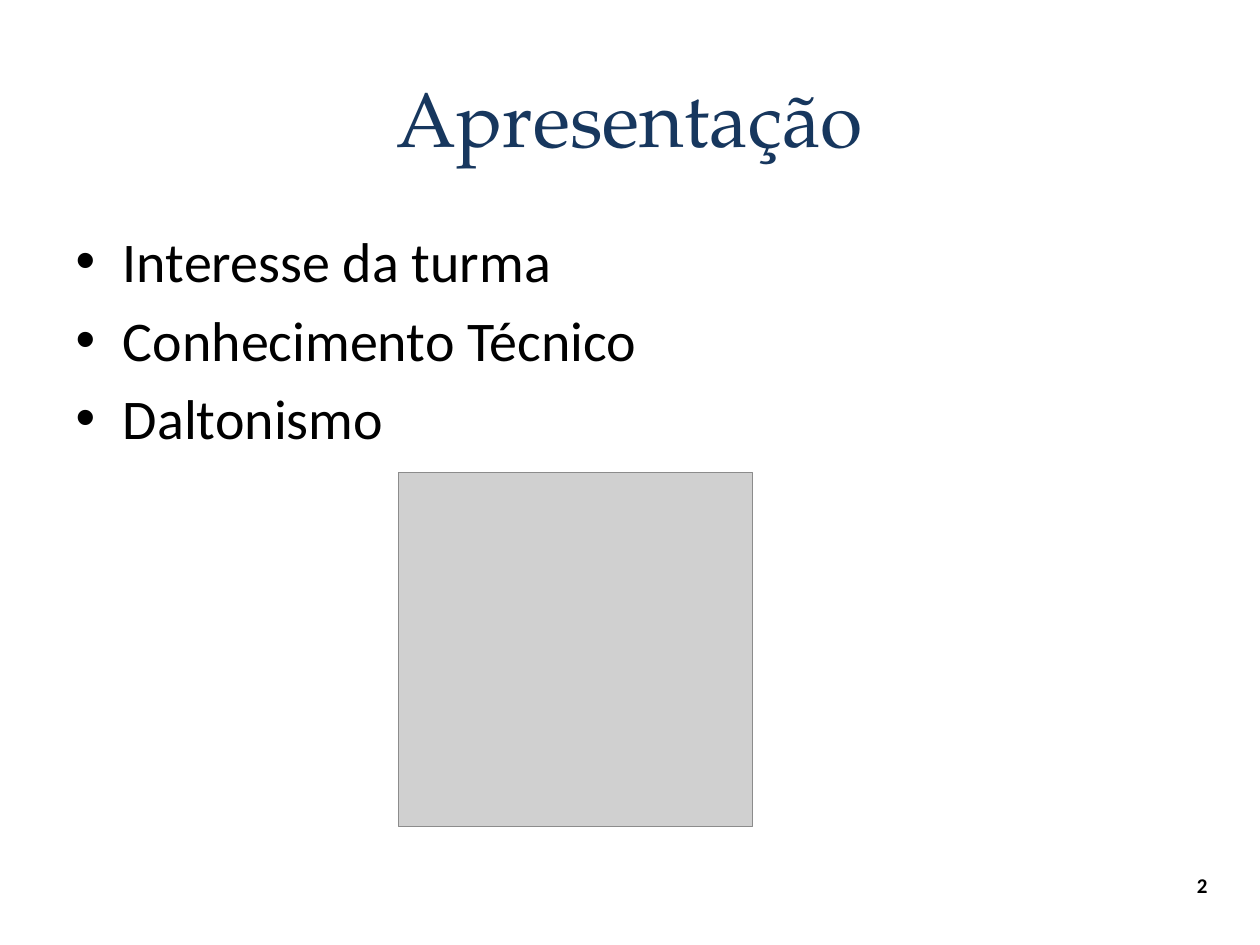
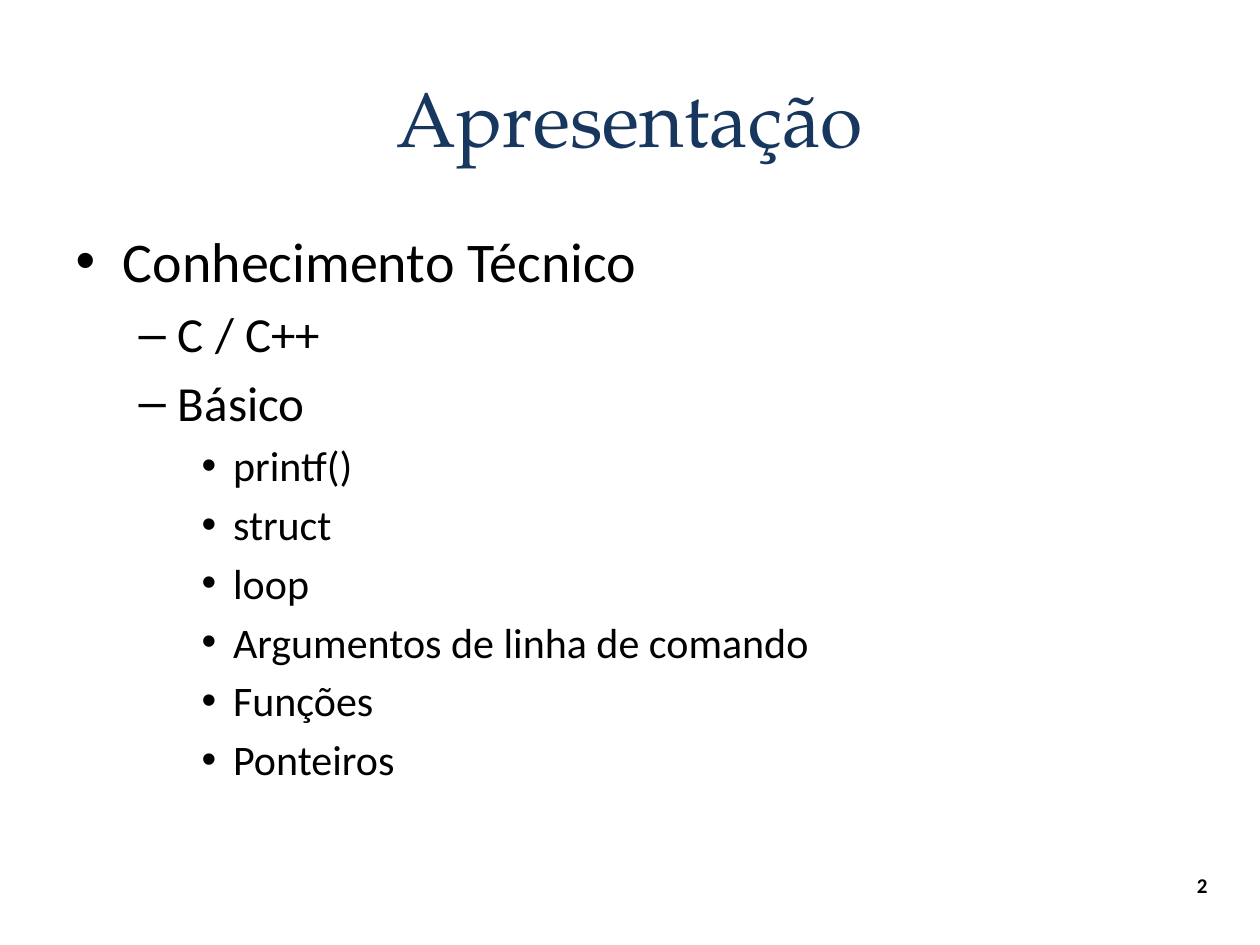
Before and after one commit to andrecurvello/tests-zingarelli, a slide deck: slide 2 of 1-Meus-Artigos/Minicurso-SemComp2011/minicurso-SemComp2011.pptx. Drawn at 1260x945 pixels with LibreOffice and Linux fonts; fonts in the diff are those of the drawing; grey boxes stand for pictures; background and template pictures are left out. Boxes give left, top, right and bottom in pixels: in the first picture for what was removed or moved away, otherwise in the second. Text is boxed around its words. In the diff, an @@ line names an element or a change of style, - is before the commit and + after.

```diff
--- a/1-Meus-Artigos/Minicurso-SemComp2011/minicurso-SemComp2011.pptx
+++ b/1-Meus-Artigos/Minicurso-SemComp2011/minicurso-SemComp2011.pptx
@@ text at (123, 243, 551, 283): paragraph removed @@
-• Interesse da turma
@@ text at (178, 320, 808, 776): text changed; size 32 to 24 pt @@
-• Daltonismo
+  – C / C++
+  – Básico
+    • printf()
+    • struct
+    • loop
+    • Argumentos de linha de comando
+    • Funções
+    • Ponteiros
@@ picture removed at (398, 472, 752, 827) @@
```
Also in this commit, not shown: 6 other slides changed, 5 slides added, 1 slide removed, 15 other files.
